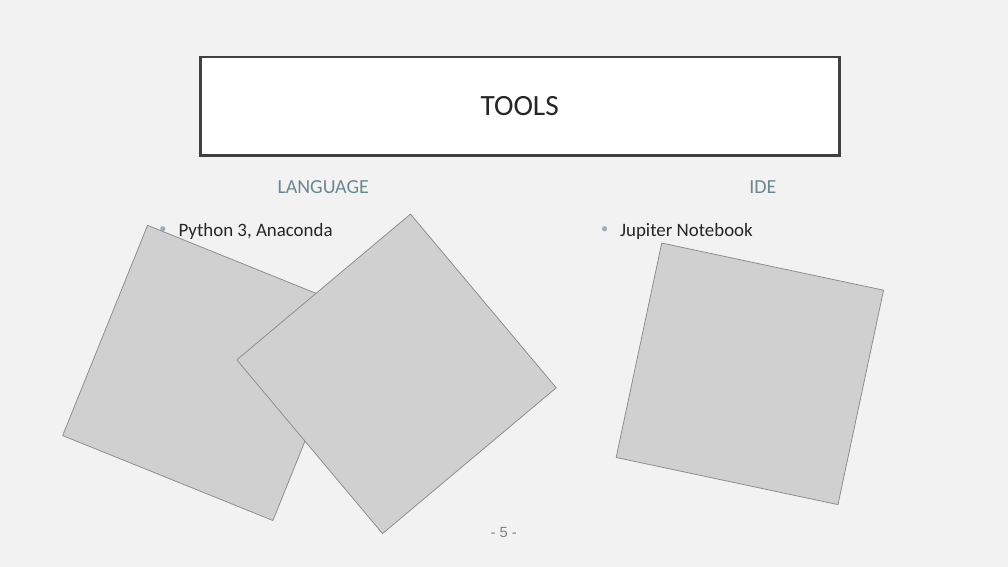
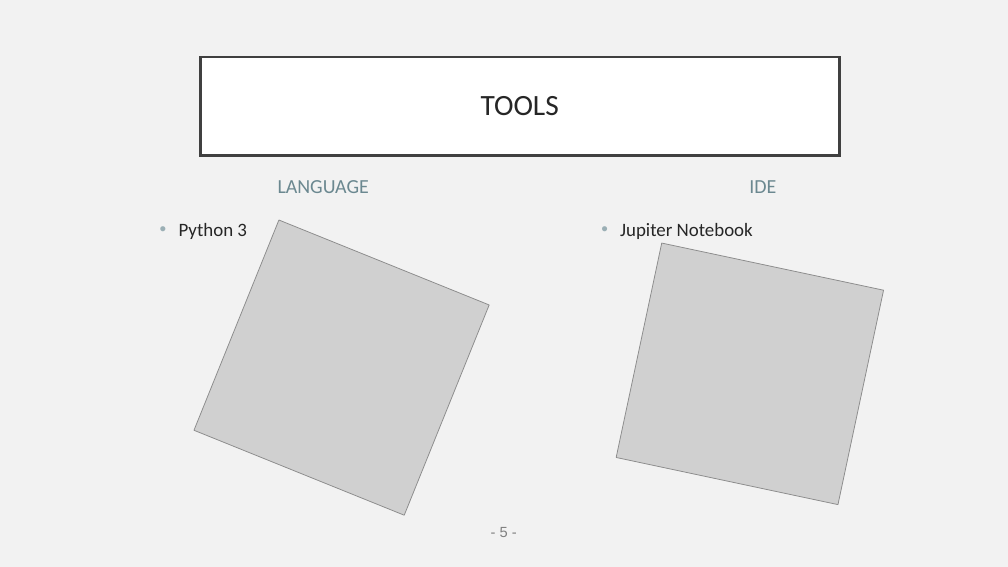
Before and after one commit to EJLEE5826/American_News_Topic_Modeling-using_LDA, a slide deck: slide 5 of final_pptNLP.pptx. Drawn at 1008x567 pixels with LibreOffice and Linux fonts; fonts in the diff are those of the drawing; grey boxes stand for pictures. Boxes give left, top, right and bottom in pixels: in the first picture for what was removed or moved away, otherwise in the second. Text is boxed around its words. In the diff, an @@ line names an element or a change of style, - is before the commit and + after.

```diff
--- a/final_pptNLP.pptx
+++ b/final_pptNLP.pptx
@@ text at (179, 223, 247, 239): text changed @@
-• Python 3, Anaconda
+• Python 3
@@ picture: place and size @@
-picture at (63, 225, 358, 520)
+picture at (194, 220, 489, 515)
@@ picture removed at (237, 215, 557, 534) @@
```
Also in this commit, not shown: 17 other slides changed, 1 slide added, 1 other file.
